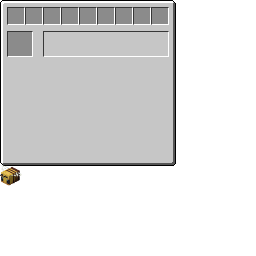
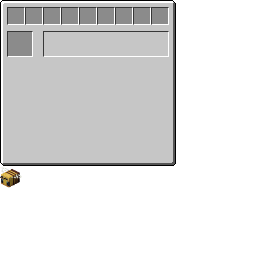
Two versions of the same layered image (256px x 256px). Layer-by-layer changes:
painted on "BeeIcon" over [0, 166, 22, 188]
